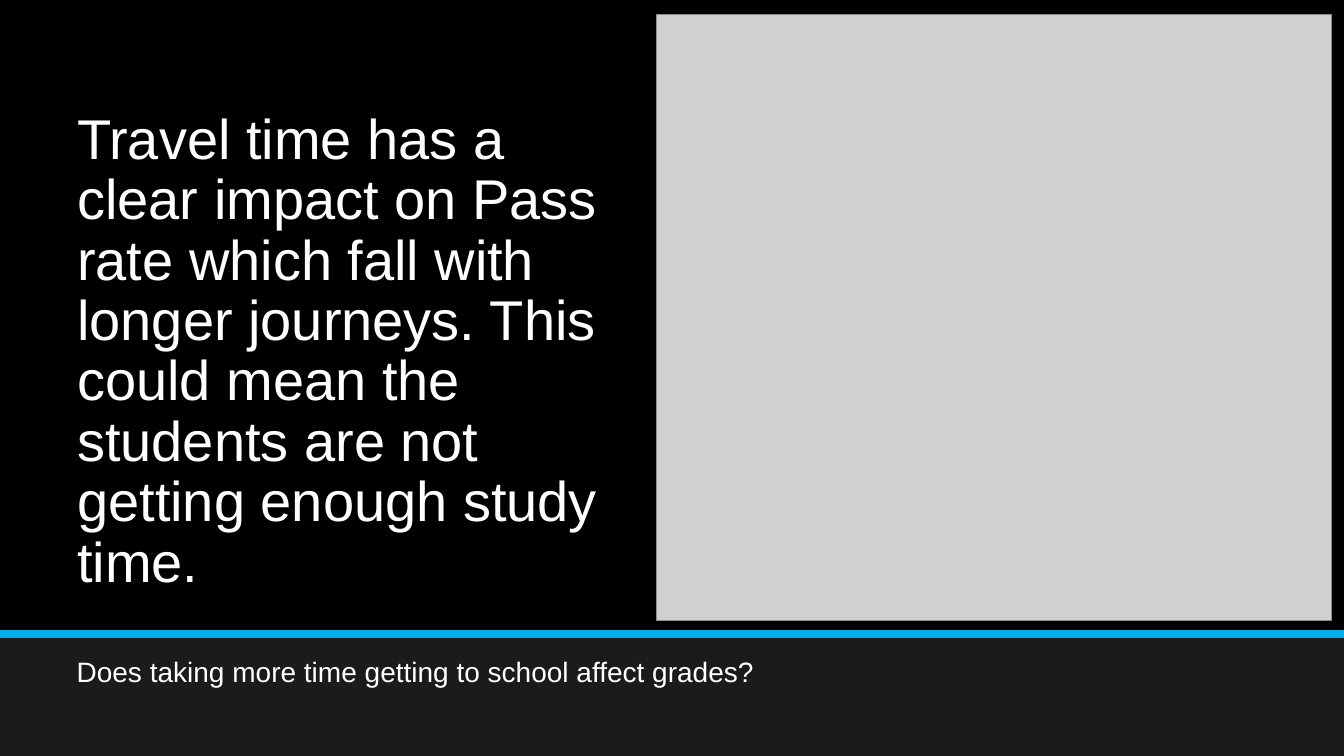
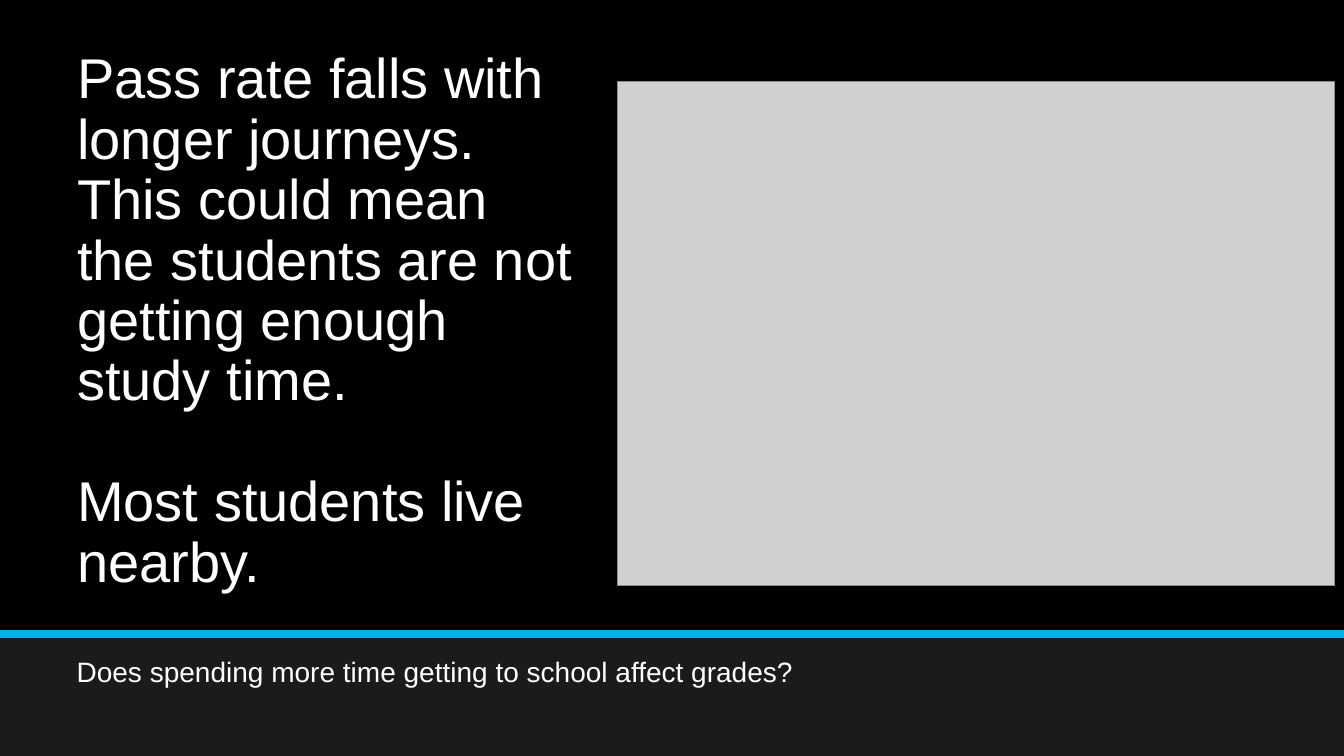
Before and after one commit to aajunwa/capstone, a slide deck: slide 17 of Student Alcohol Consumption Data Science Project.pptx (slide 14 before the commit). Drawn at 1344x756 pixels with LibreOffice and Linux fonts; fonts in the diff are those of the drawing; grey boxes stand for pictures. Boxes give left, top, right and bottom in pixels: in the first picture for what was removed or moved away, otherwise in the second. Text is boxed around its words. In the diff, an @@ line names an element or a change of style, - is before the commit and + after.

```diff
--- a/Student Alcohol Consumption Data Science Project.pptx
+++ b/Student Alcohol Consumption Data Science Project.pptx
@@ title at (77, 57, 572, 592): text changed @@
-Travel time has a clear impact on Pass rate which fall with longer journeys. This could mean the students are not getting enough study time.
+Pass rate falls with longer journeys. This could mean the students are not getting enough study time.
+Most students live nearby.
@@ picture: place and size @@
-picture at (656, 15, 1331, 621)
+picture at (618, 82, 1336, 586)
@@ text at (77, 661, 792, 687): text changed @@
-Does taking more time getting to school affect grades?
+Does spending more time getting to school affect grades?
```
Also in this commit, not shown: 16 other slides changed, 3 slides added, 3 slides removed, 2 other files.
